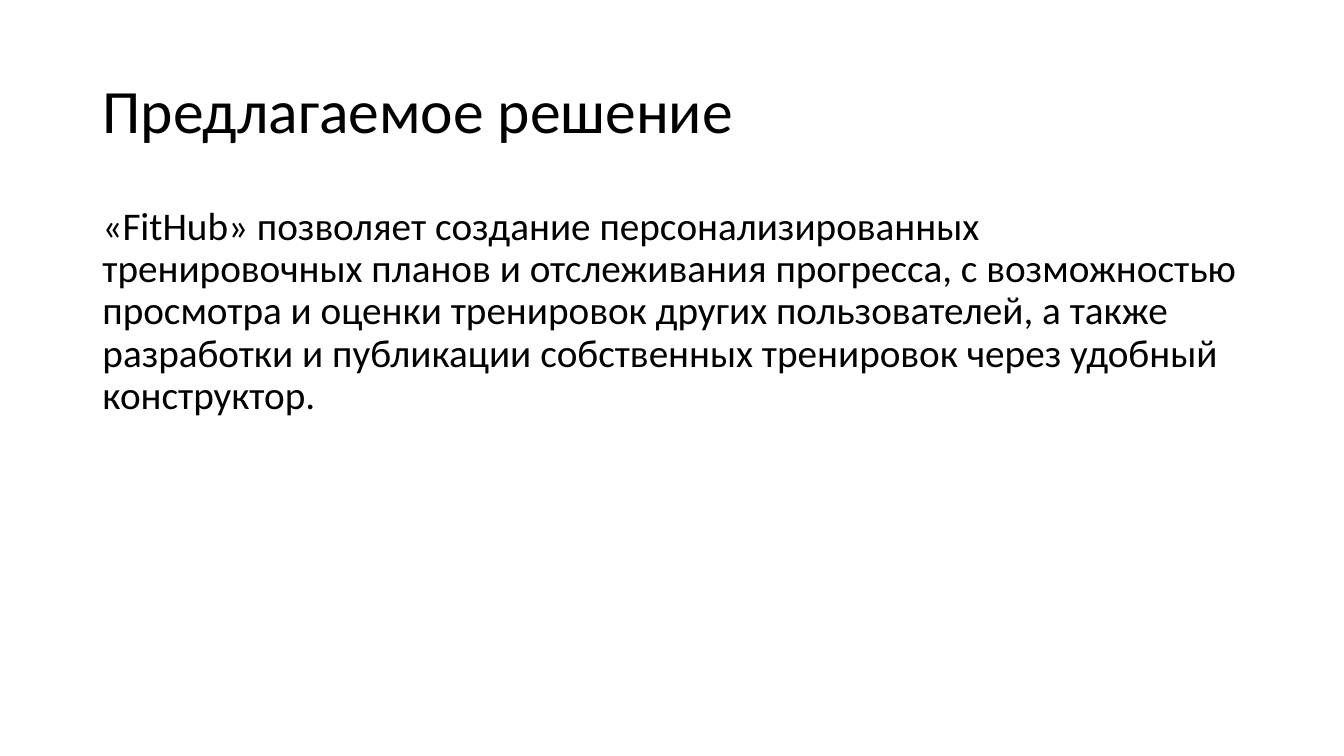
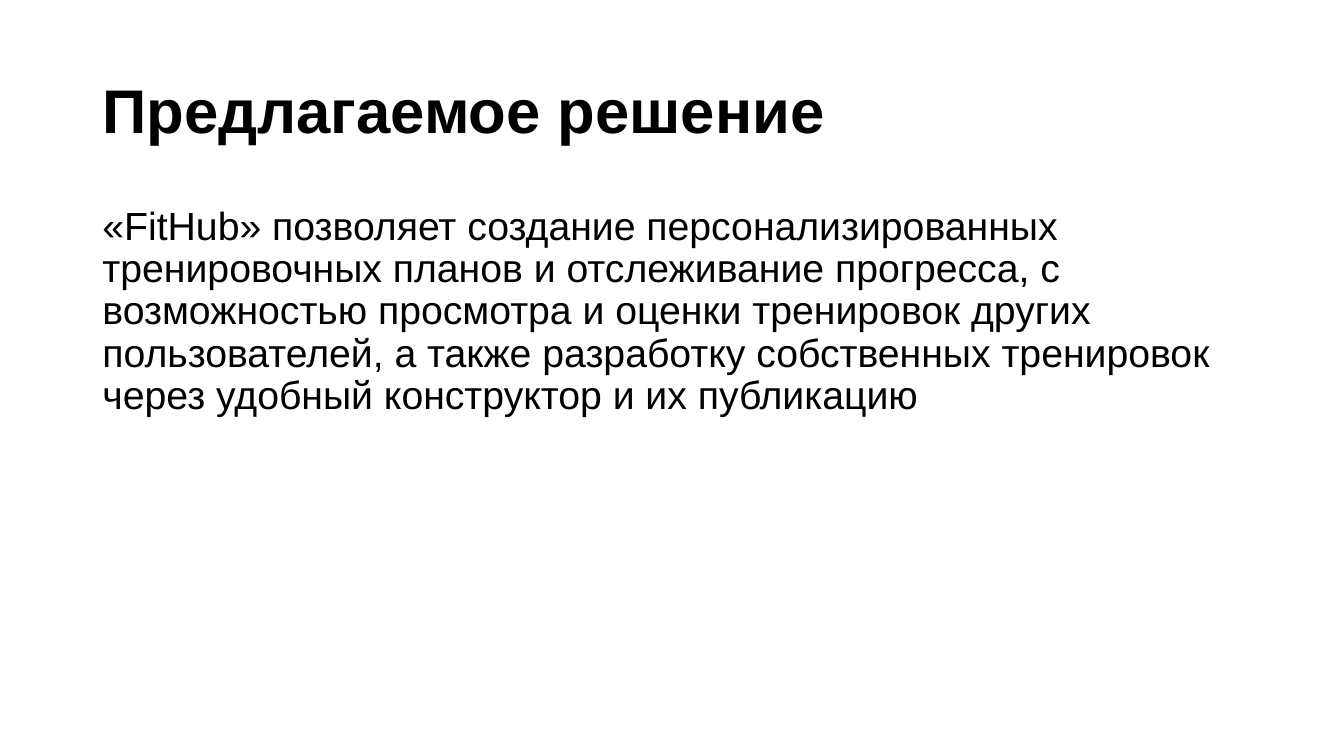
Before and after one commit to partickle/FitHub_Docs, a slide deck: slide 5 of Презентация технического задания.pptx (slide 4 before the commit). Drawn at 1344x756 pixels with LibreOffice and Linux fonts; fonts in the diff are those of the drawing. Boxes give left, top, right and bottom in pixels: in the first picture for what was removed or moved away, otherwise in the second. Text is boxed around its words. In the diff, an @@ line names an element or a change of style, - is before the commit and + after.

Commit message:
Update presentation

```diff
--- a/Презентация технического задания.pptx
+++ b/Презентация технического задания.pptx
@@ title "Предлагаемое решение" at [102, 90, 825, 145]: font Calibri to Arial, bold on @@
@@ text at [102, 211, 1210, 417]: text changed; font Calibri to Arial @@
-«FitHub» позволяет создание персонализированных тренировочных планов и отслеживания прогресса, с возможностью просмотра и оценки тренировок других пользователей, а также разработки и публикации собственных тренировок через удобный конструктор.
+«FitHub» позволяет создание персонализированных тренировочных планов и отслеживание прогресса, с возможностью просмотра и оценки тренировок других пользователей, а также разработку собственных тренировок через удобный конструктор и их публикацию
```
Also in this commit, not shown: 2 other slides changed, 12 slides added, 3 slides removed.
